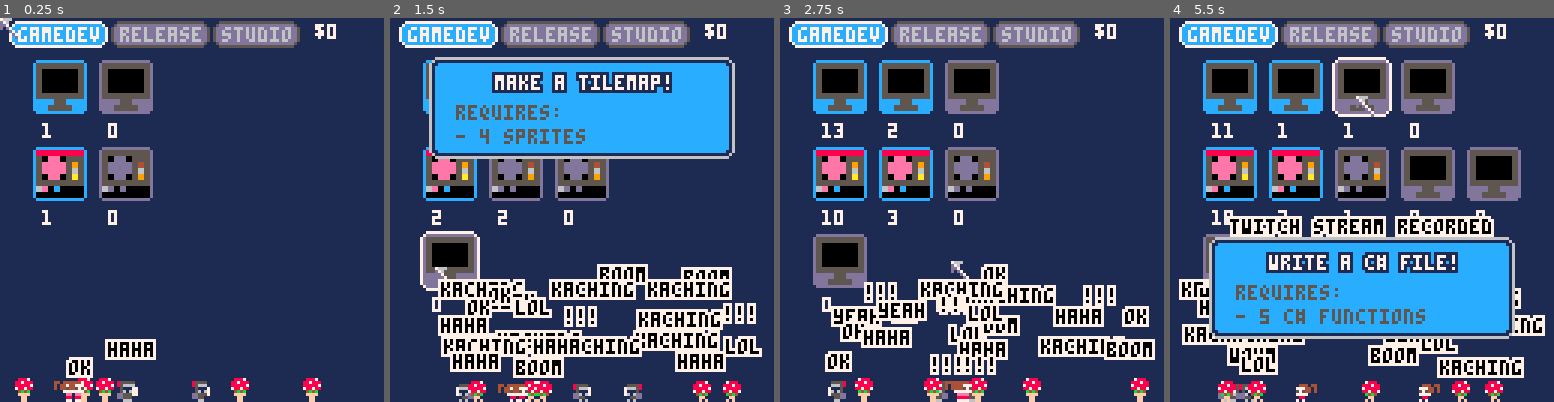
Above: before the commit, frames 1-4 (left to right).
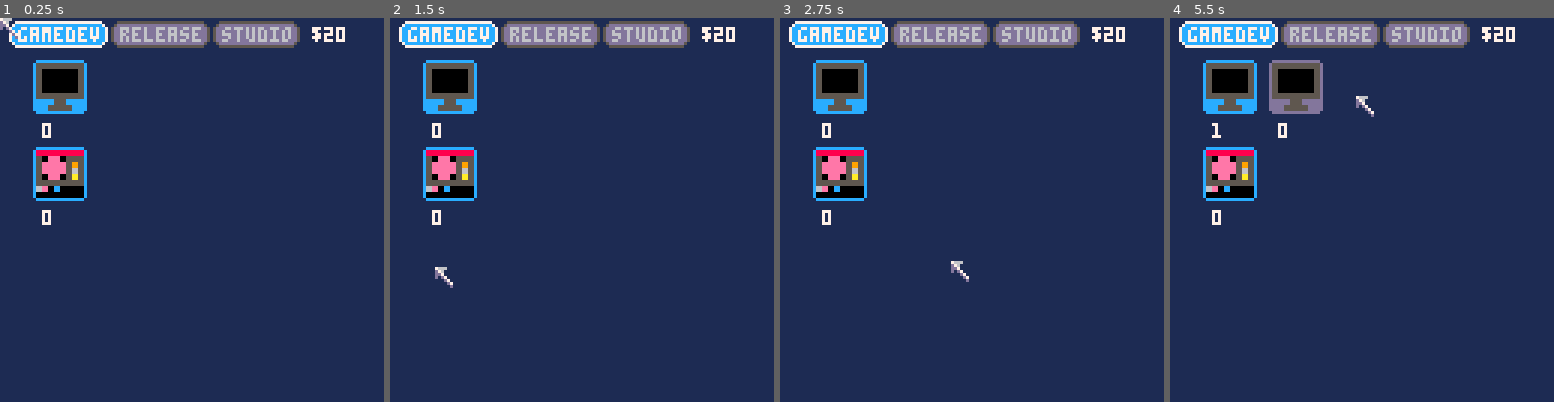
Above: after the commit, the same moments.

Repository: wesen/carts
Game: PICO-8 cartridge games/gamedevgame/gamedevgame.p8
Two runs of this game, one before a commit and one after it. Both use one fixed random seed, a clock stepped at 60 frames per second and the inputs below.
Inputs (mouse positions are in pixels of both pictures, inside the frame that each line leads up to):
- Up to frame 1 (0.25 s): no input
- Up to frame 2 (1.5 s): click (670, 121) at 0.67 s; click (436, 267) at 1.22 s
- Up to frame 3 (2.75 s): click (887, 114) at 1.77 s; click (952, 259) at 2.32 s
- Up to frame 4 (5.5 s): click (1404, 106) at 2.87 s; click (1465, 256) at 3.42 s; click (1231, 102) at 3.97 s; click (1292, 248) at 4.52 s; click (1354, 94) at 5.07 s

The runs differ from the first frame. In frame 1, 7.2% of the frame differs, in the area x 3-90%, y 1-100%; in frame 2, 40%; in frame 3, 24%; in frame 4, 42%, in the area x 2-98%, y 1-100%.

Commit message:
Implement salary (but not workers quitting)

Diff:
--- a/games/gamedevgame/gamedevgame.lua
+++ b/games/gamedevgame/gamedevgame.lua
@@ -18,5 +18,6 @@
 --#include resource
 --#include resources
 --#include worker
+--#include hire_worker
 
 --#include main
--- a/games/gamedevgame/gamedevgame.p8
+++ b/games/gamedevgame/gamedevgame.p8
@@ -632,13 +632,13 @@
  for _,k in pairs(self.workers) do
   k:draw()
  end
- print("$"..tostr(self.money),105,2)
+ print("$"..tostr(self.money),104,3)
 end
 
 function resource_manager_cls:update()
  if glb_mouse_left_down then
   for _,k in pairs(self.resources) do
-   if (k:is_mouse_over()) k:on_click()
+   if (k:is_mouse_over() and k:is_visible()) k:on_click()
   end
  end
 
@@ -1154,6 +1154,8 @@
  self.auto_resources={}
  self.default_resource=nil
  self.tab=nil
+ self.cost=0
+ self.hire_worker=nil
  add(glb_resource_manager.workers,self)
 end)
 
@@ -1163,6 +1165,9 @@
   self.duration=self.orig_duration
   self.t=0
   self:on_tick()
+  glb_resource_manager.money-=self.cost
+  if glb_resource_manager.money<0 and maybe(0.06) then
+  end
  end
 
  self.x+=self.dir*self.spd_x
@@ -1227,6 +1232,7 @@
  self.default_resource=res_loc
  self.auto_resources={res_func,res_csharp_file,res_contract_work}
  self.tab=tab_game
+ self.cost=0.05
 end)
 
 cls_gfx_artist=subclass(cls_worker,function(self,duration)
@@ -1235,6 +1241,7 @@
  self.default_resource=res_pixel
  self.auto_resources={res_tilemap,res_sprite,res_animation}
  self.tab=tab_game
+ self.cost=0.05
 end)
 
 cls_game_designer=subclass(cls_worker,function(self,duration)
@@ -1242,6 +1249,7 @@
  self.spr=96
  self.auto_resources={res_prop,res_character,res_level}
  self.tab=tab_game
+ self.cost=0.1
 end)
 
 cls_tweeter=subclass(cls_worker,function(self,duration)
@@ -1284,6 +1292,7 @@
 end
 
 function cls_hire_worker:is_visible()
+ if (glb_resource_manager.money<=0) return false
  for k,v in pairs(self.dependencies) do
   local res=glb_resource_manager.resources[k]
   if (not res.created or res.count<v) return false
@@ -1312,23 +1321,24 @@
 function _init()
  poke(0x5f2d,1)
  if glb_debug then
-  local coder=cls_coder.init(3)
-  coder.t=1
-  cls_coder.init(3)
-  cls_coder.init(3)
-  local gfx_artist=cls_gfx_artist.init(2)
-  gfx_artist=cls_gfx_artist.init(3)
-  gfx_artist=cls_gfx_artist.init(3)
-  gfx_artist=cls_gfx_artist.init(3)
-  gfx_artist=cls_gfx_artist.init(3)
-  local game_designer=cls_game_designer.init(2)
-  game_designer=cls_game_designer.init(2)
-  cls_tweeter.init(3)
-  cls_tweeter.init(3)
-  cls_youtuber.init(3)
-  cls_youtuber.init(3)
-  cls_twitcher.init(3)
-  cls_twitcher.init(3)
+  -- local coder=cls_coder.init(3)
+  -- coder.t=1
+  -- cls_coder.init(3)
+  -- cls_coder.init(3)
+  -- local gfx_artist=cls_gfx_artist.init(2)
+  -- gfx_artist=cls_gfx_artist.init(3)
+  -- gfx_artist=cls_gfx_artist.init(3)
+  -- gfx_artist=cls_gfx_artist.init(3)
+  -- gfx_artist=cls_gfx_artist.init(3)
+  -- local game_designer=cls_game_designer.init(2)
+  -- game_designer=cls_game_designer.init(2)
+  -- cls_tweeter.init(3)
+  -- cls_tweeter.init(3)
+  -- cls_youtuber.init(3)
+  -- cls_youtuber.init(3)
+  -- cls_twitcher.init(3)
+  -- cls_twitcher.init(3)
+  glb_resource_manager.money=20
  end
 end
 
--- /dev/null
+++ b/games/gamedevgame/hire_worker.lua
@@ -0,0 +1,36 @@
+cls_hire_worker=class(function(self,name,cls,dependencies)
+ self.cls=cls
+ self.name=name
+ self.workers={}
+ self.dependencies=dependencies or {}
+end)
+
+function cls_hire_worker:hire()
+ self.cls.init(2+rnd(2))
+end
+
+function cls_hire_worker:is_visible()
+ if (glb_resource_manager.money<=0) return false
+ for k,v in pairs(self.dependencies) do
+  local res=glb_resource_manager.resources[k]
+  if (not res.created or res.count<v) return false
+ end
+ return true
+end
+
+function cls_hire_worker:dismiss()
+ if #self.workers>0 then
+  local worker=self.workers[1]
+  del(self.workers,worker)
+  del(glb_resource_manager.workers,worker)
+ end
+end
+
+glb_hire_workers={
+ cls_hire_worker.init("coder",cls_coder),
+ cls_hire_worker.init("artist",cls_gfx_artist),
+ cls_hire_worker.init("game designer",cls_game_designer),
+ cls_hire_worker.init("social media manager",cls_tweeter,{release=0}),
+ cls_hire_worker.init("youtuber",cls_youtuber,{release=0}),
+ cls_hire_worker.init("twitcher",cls_twitcher,{release=0})
+}
--- a/games/gamedevgame/main.lua
+++ b/games/gamedevgame/main.lua
@@ -1,23 +1,24 @@
 function _init()
  poke(0x5f2d,1)
  if glb_debug then
-  local coder=cls_coder.init(3)
-  coder.t=1
-  cls_coder.init(3)
-  cls_coder.init(3)
-  local gfx_artist=cls_gfx_artist.init(2)
-  gfx_artist=cls_gfx_artist.init(3)
-  gfx_artist=cls_gfx_artist.init(3)
-  gfx_artist=cls_gfx_artist.init(3)
-  gfx_artist=cls_gfx_artist.init(3)
-  local game_designer=cls_game_designer.init(2)
-  game_designer=cls_game_designer.init(2)
-  cls_tweeter.init(3)
-  cls_tweeter.init(3)
-  cls_youtuber.init(3)
-  cls_youtuber.init(3)
-  cls_twitcher.init(3)
-  cls_twitcher.init(3)
+  -- local coder=cls_coder.init(3)
+  -- coder.t=1
+  -- cls_coder.init(3)
+  -- cls_coder.init(3)
+  -- local gfx_artist=cls_gfx_artist.init(2)
+  -- gfx_artist=cls_gfx_artist.init(3)
+  -- gfx_artist=cls_gfx_artist.init(3)
+  -- gfx_artist=cls_gfx_artist.init(3)
+  -- gfx_artist=cls_gfx_artist.init(3)
+  -- local game_designer=cls_game_designer.init(2)
+  -- game_designer=cls_game_designer.init(2)
+  -- cls_tweeter.init(3)
+  -- cls_tweeter.init(3)
+  -- cls_youtuber.init(3)
+  -- cls_youtuber.init(3)
+  -- cls_twitcher.init(3)
+  -- cls_twitcher.init(3)
+  glb_resource_manager.money=20
  end
 end
 
--- a/games/gamedevgame/resourcemanager.lua
+++ b/games/gamedevgame/resourcemanager.lua
@@ -41,13 +41,13 @@
  for _,k in pairs(self.workers) do
   k:draw()
  end
- print("$"..tostr(self.money),105,2)
+ print("$"..tostr(self.money),104,3)
 end
 
 function resource_manager_cls:update()
  if glb_mouse_left_down then
   for _,k in pairs(self.resources) do
-   if (k:is_mouse_over()) k:on_click()
+   if (k:is_mouse_over() and k:is_visible()) k:on_click()
   end
  end
 
--- a/games/gamedevgame/worker.lua
+++ b/games/gamedevgame/worker.lua
@@ -10,6 +10,8 @@
  self.auto_resources={}
  self.default_resource=nil
  self.tab=nil
+ self.cost=0
+ self.hire_worker=nil
  add(glb_resource_manager.workers,self)
 end)
 
@@ -19,6 +21,9 @@
   self.duration=self.orig_duration
   self.t=0
   self:on_tick()
+  glb_resource_manager.money-=self.cost
+  if glb_resource_manager.money<0 and maybe(0.06) then
+  end
  end
 
  self.x+=self.dir*self.spd_x
@@ -83,6 +88,7 @@
  self.default_resource=res_loc
  self.auto_resources={res_func,res_csharp_file,res_contract_work}
  self.tab=tab_game
+ self.cost=0.05
 end)
 
 cls_gfx_artist=subclass(cls_worker,function(self,duration)
@@ -91,6 +97,7 @@
  self.default_resource=res_pixel
  self.auto_resources={res_tilemap,res_sprite,res_animation}
  self.tab=tab_game
+ self.cost=0.05
 end)
 
 cls_game_designer=subclass(cls_worker,function(self,duration)
@@ -98,6 +105,7 @@
  self.spr=96
  self.auto_resources={res_prop,res_character,res_level}
  self.tab=tab_game
+ self.cost=0.1
 end)
 
 cls_tweeter=subclass(cls_worker,function(self,duration)
@@ -127,39 +135,3 @@
  self.auto_resources={}
  self.tab=tab_release
 end)
-
-cls_hire_worker=class(function(self,name,cls,dependencies)
- self.cls=cls
- self.name=name
- self.workers={}
- self.dependencies=dependencies or {}
-end)
-
-function cls_hire_worker:hire()
- self.cls.init(2+rnd(2))
-end
-
-function cls_hire_worker:is_visible()
- for k,v in pairs(self.dependencies) do
-  local res=glb_resource_manager.resources[k]
-  if (not res.created or res.count<v) return false
- end
- return true
-end
-
-function cls_hire_worker:dismiss()
- if #self.workers>0 then
-  local worker=self.workers[1]
-  del(self.workers,worker)
-  del(glb_resource_manager.workers,worker)
- end
-end
-
-glb_hire_workers={
- cls_hire_worker.init("coder",cls_coder),
- cls_hire_worker.init("artist",cls_gfx_artist),
- cls_hire_worker.init("game designer",cls_game_designer),
- cls_hire_worker.init("social media manager",cls_tweeter,{release=0}),
- cls_hire_worker.init("youtuber",cls_youtuber,{release=0}),
- cls_hire_worker.init("twitcher",cls_twitcher,{release=0})
-}
